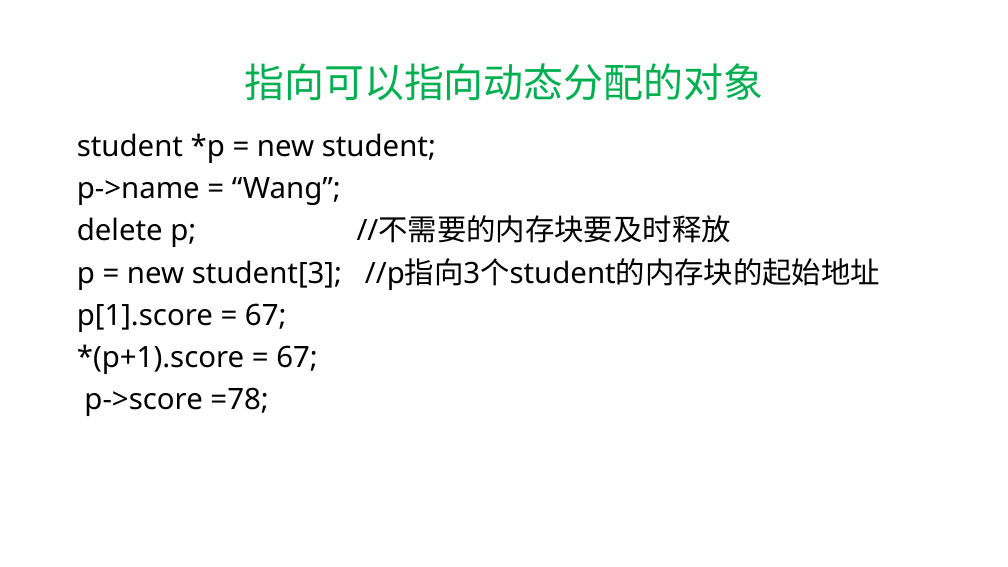
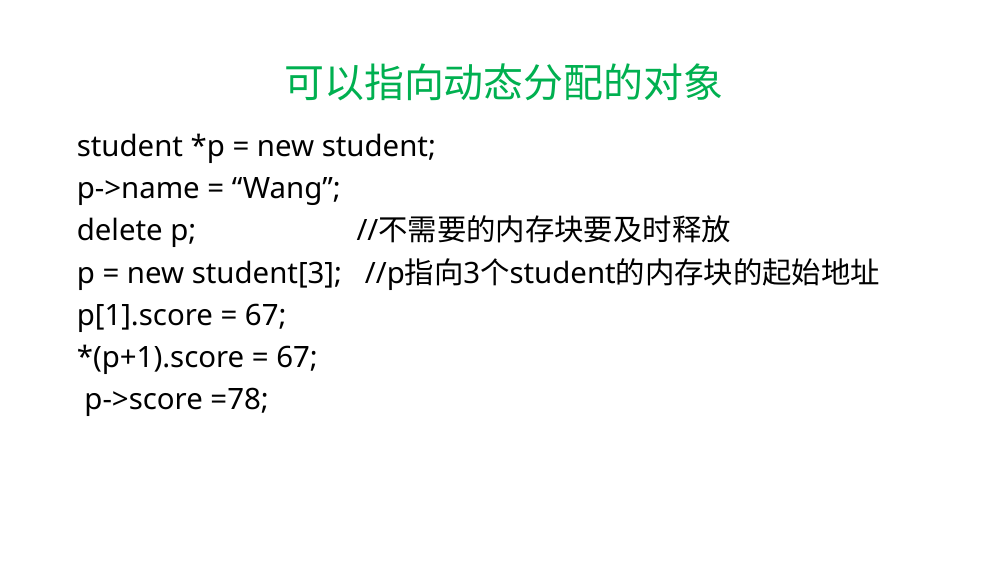
Before and after one commit to hwdong-net/cplusplus17, a slide deck: slide 18 of ppt/第7章 类和对象.pptx. Drawn at 1008x567 pixels with LibreOffice and Linux fonts; fonts in the diff are those of the drawing. Boxes give left, top, right and bottom in pixels: in the first picture for what was removed or moved away, otherwise in the second. Text is boxed around its words. In the diff, an @@ line names an element or a change of style, - is before the commit and + after.

```diff
--- a/ppt/第7章 类和对象.pptx
+++ b/ppt/第7章 类和对象.pptx
@@ title at <box>284,63,723,101</box>: text changed @@
-指向可以指向动态分配的对象
+可以指向动态分配的对象
```
Also in this commit, not shown: 10 other slides changed, 4 slides added, 15 slides removed.
